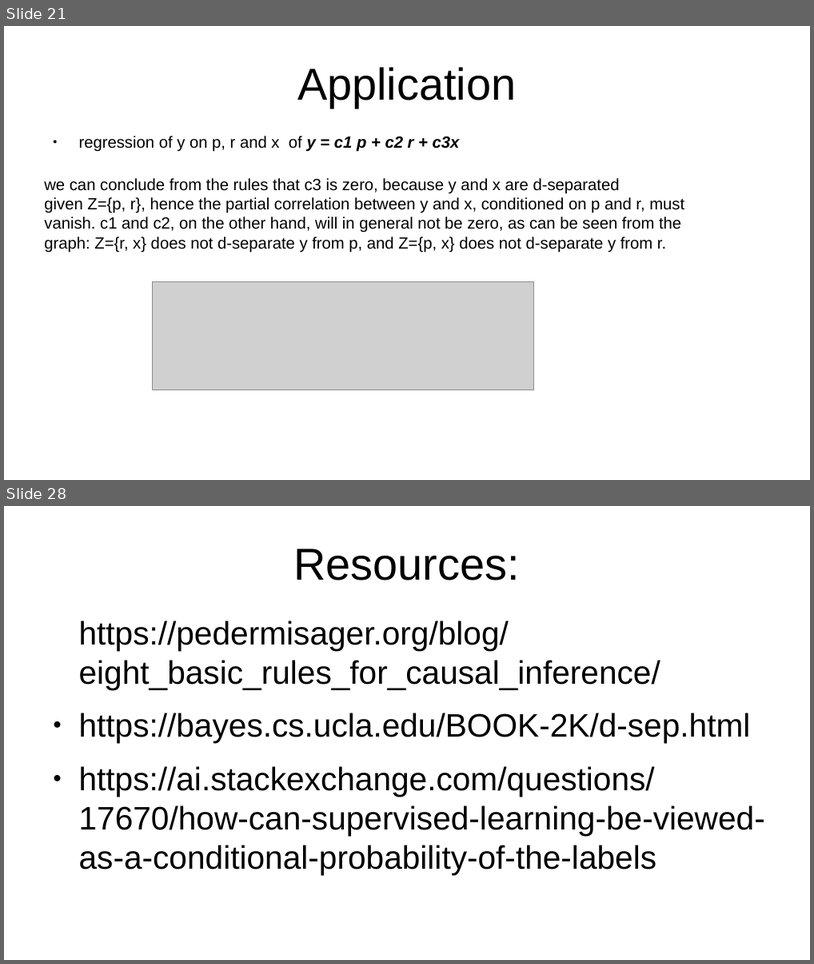
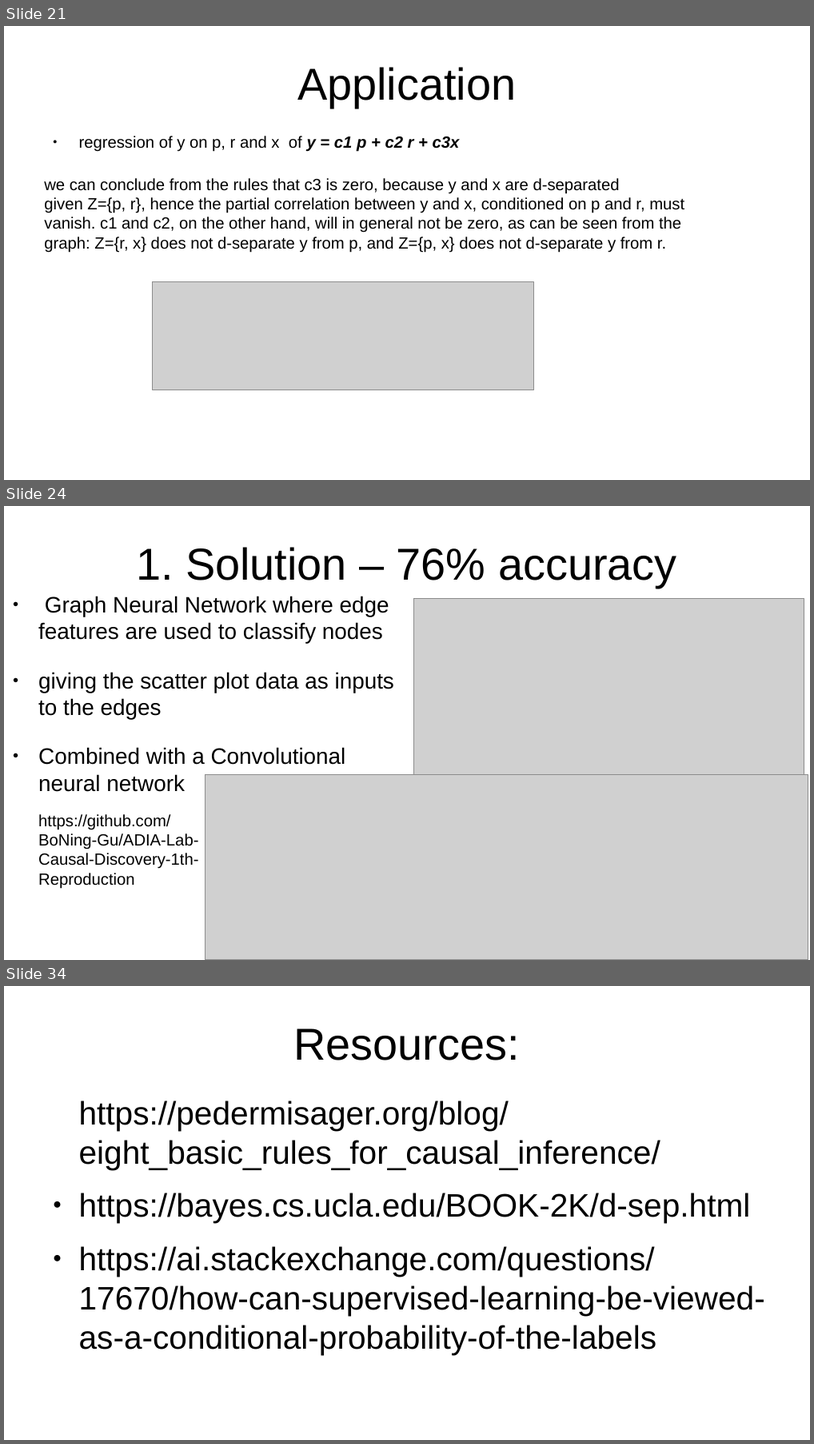
Before and after one commit to emoen/CausalityDiscoveryCrunchDAO, a slide deck: presentation/HIBRAIN_March_25.odp. Shown one above the other, each under a label of ours: slides 21 and 28 before the commit, slides 21, 24 and 34 after it; the slides between them are not shown. The pictures are 814x964 and 814x1444 pixels, drawn with LibreOffice and Linux fonts; fonts in the diff are those of the drawing; grey boxes stand for pictures. Boxes give left, top, right and bottom in pixels: in the first picture for what was removed or moved away, otherwise in the second. Text is boxed around its words. In the diff, an @@ line names an element or a change of style, - is before the commit and + after.

```diff
--- a/presentation/HIBRAIN_March_25.odp
+++ b/presentation/HIBRAIN_March_25.odp
@@ slide 24 added at [4,506,810,960], background #FFFFFF @@
@@ title added at [136,547,678,588], 44 pt, text #000000 @@
+1. Solution – 76% accuracy
@@ text added at [38,596,394,792], 22 pt, text #000000 @@
+● Graph Neural Network where edge features are used to classify nodes
+● giving the scatter plot data as inputs to the edges
+● Combined with a Convolutional neural network
@@ picture added at [414,598,805,780] @@
@@ picture added at [206,775,809,960] @@
@@ text added at [38,814,198,888], 16 pt, text #000000 @@
+https://github.com/BoNing-Gu/ADIA-Lab-Causal-Discovery-1th-Reproduction
@@ what was slide 28 is now slide 34 @@
```
Also in this commit, not shown: 4 slides changed, 10 other slides added, 5 slides removed, 1 other file.
